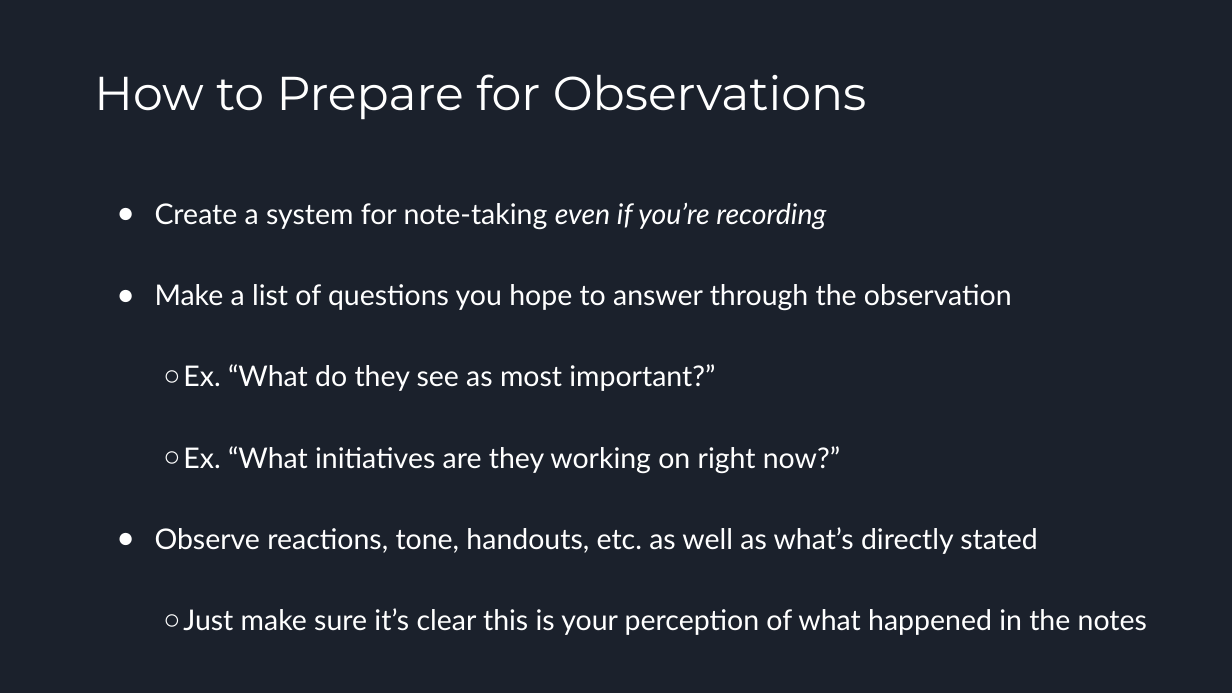
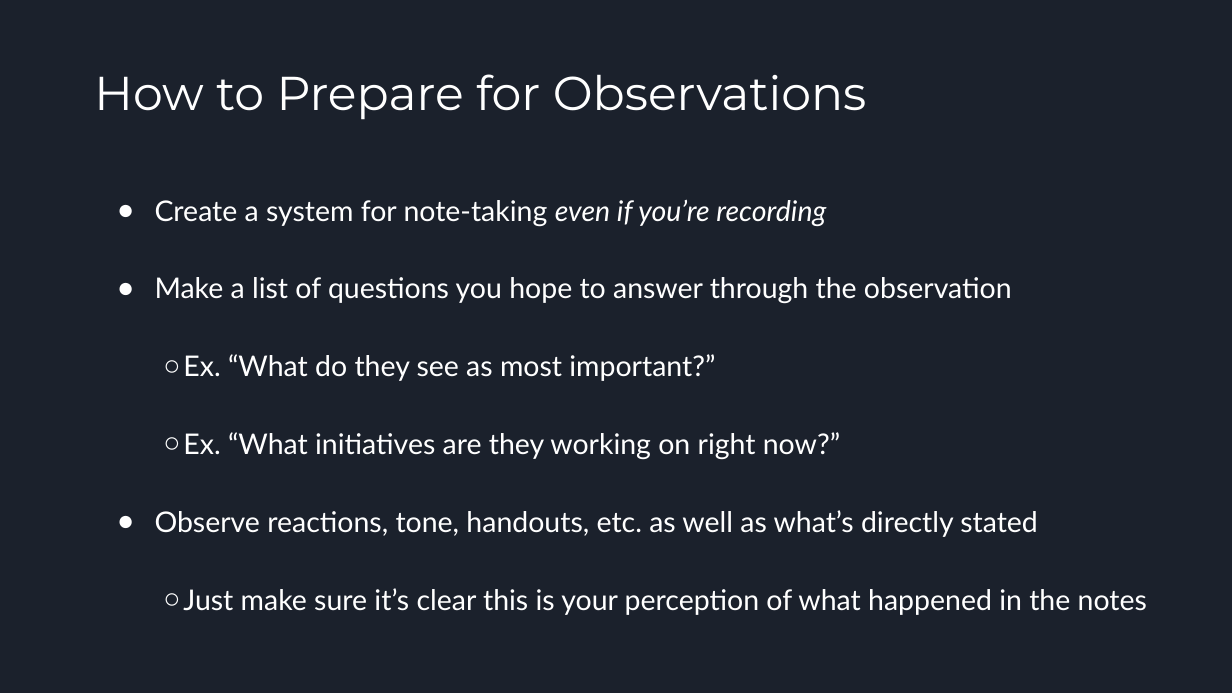
Before and after one commit to TheWrenegade/portfolio, a slide deck: slide 6 of files/cccc-fvi/Interviewing and Observing Slides.pptx (slide 5 before the commit). Drawn at 1232x693 pixels with LibreOffice and Linux fonts; fonts in the diff are those of the drawing. Boxes give left, top, right and bottom in pixels: in the first picture for what was removed or moved away, otherwise in the second. Text is boxed around its words. In the diff, an @@ line names an element or a change of style, - is before the commit and + after.

```diff
--- a/files/cccc-fvi/Interviewing and Observing Slides.pptx
+++ b/files/cccc-fvi/Interviewing and Observing Slides.pptx
@@ text "Create a system for note-taking ..." at <box>155,199,1147,615</box>: line spacing 2 to 1.9 @@
```
Also in this commit, not shown: 2 other slides changed, 1 slide added, 1 other file.
